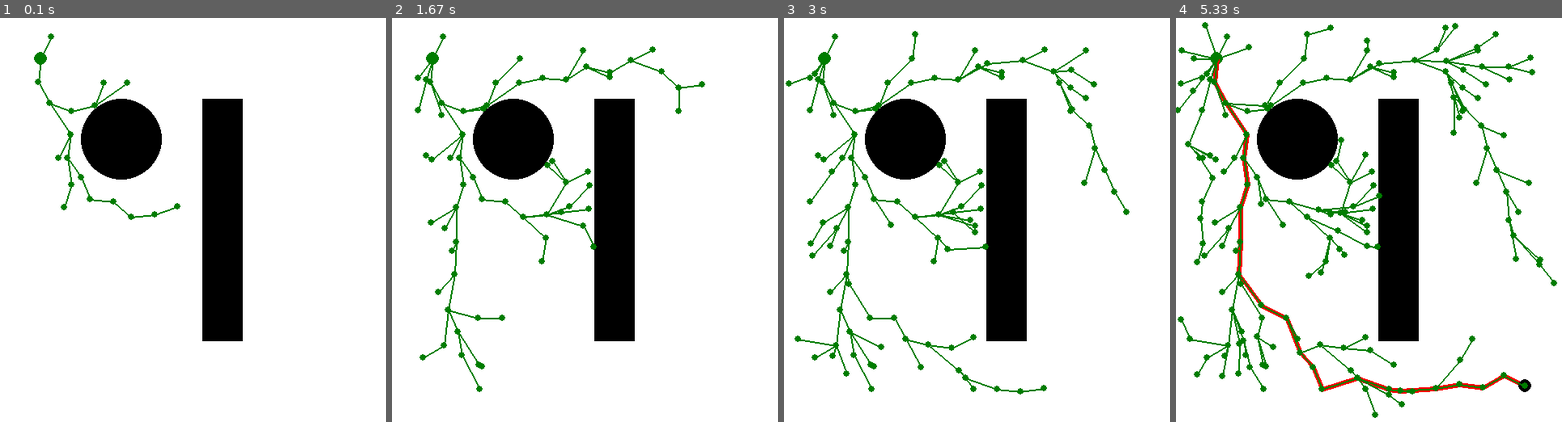
Above: before the commit, frames 1-4 (left to right).
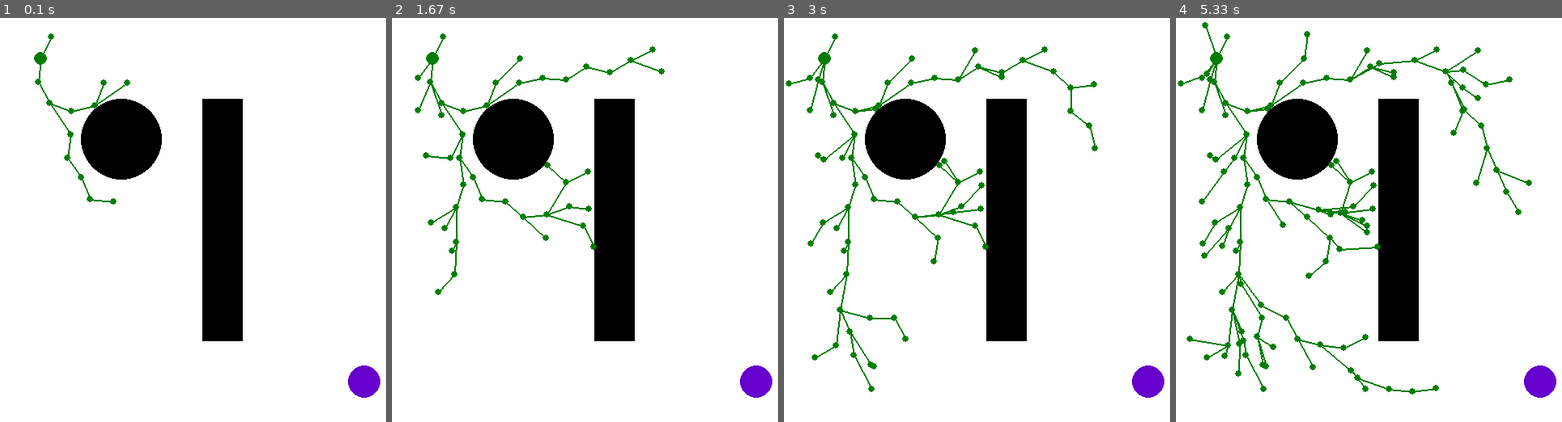
Above: after the commit, the same moments.

Repository: rafaelbarretorb/Path-Planning-Pygame
Game: pygame game, started from RRT/rrt_star_smart.py
The game is run twice, just before and just after one commit, with the same random seed, the same clock (stepped at 60 frames per second) and the same inputs. The source is Python 2; it was converted automatically to run under Python 3.
Inputs:
- Up to frame 1 (0.1 s): no input
- Up to frame 2 (1.67 s): no input
- Up to frame 3 (3 s): no input
- Up to frame 4 (5.33 s): no input

The runs differ from the first frame. In frame 1, 0.7% of the frame differs, in the area x 14-99%, y 29-94%; in frame 2, 1.4%; in frame 3, 2.0%; in frame 4, 4.0%, in the area x 0-99%, y 1-99%.

Commit message:
change colors and add delay

Diff:
--- a/RRT/rrt_star_smart.py
+++ b/RRT/rrt_star_smart.py
@@ -64,6 +64,8 @@
 		j = 1
 		n = self.max_num_nodes
 		while self.keep_searching():
+			self.constant_draw()
+			pygame.display.update()
 			if i == (n + j*b):
 				path = self.tree.path_otimization()
 				j = j + 1
@@ -111,8 +113,8 @@
 YDIM = 500
 WINSIZE = (XDIM, YDIM)
 EPSILON = 7.0
-MAX_NUM_NODES = 1000
-MIN_NUM_NODES = 200
+MAX_NUM_NODES = 2000
+MIN_NUM_NODES = 1000
 
 def main():
 	pygame.init()
--- a/RRT/rrt_star_smart_dual_tree.py
+++ b/RRT/rrt_star_smart_dual_tree.py
@@ -3,7 +3,7 @@
 import pygame
 import sys
 
-from constants import GREEN, RED, BLACK, WHITE
+from constants import GREEN, RED, BLACK, WHITE, GRAY
 from tree import Tree
 
 from obstacles import Obstacles
@@ -134,7 +134,7 @@
 WINSIZE = [XDIM, YDIM]
 EPSILON = 7.0
 MAX_NUM_NODES = 7000
-MIN_NUM_NODES = 1000
+MIN_NUM_NODES = 3000
 
 def main():
 	pygame.init()
@@ -143,7 +143,7 @@
 	screen.fill(WHITE)
 
 	# Obstacles
-	obs = Obstacles(screen, BLACK)
+	obs = Obstacles(screen, GRAY)
 	obs.make_circle(150, 150, 50)
 	obs.make_rect(250, 100, 50, 300)
 	obs.draw()
--- a/RRT/tree.py
+++ b/RRT/tree.py
@@ -132,6 +132,7 @@
 			if self.obstacle_free(n_nearest.point, p_new):
 				found_next = True
 				self.insert_node(p_new, n_nearest)
+				# time.sleep(0.01)
 
 	def insert_node(self, p_new, n_nearest):
 		""" ."""
